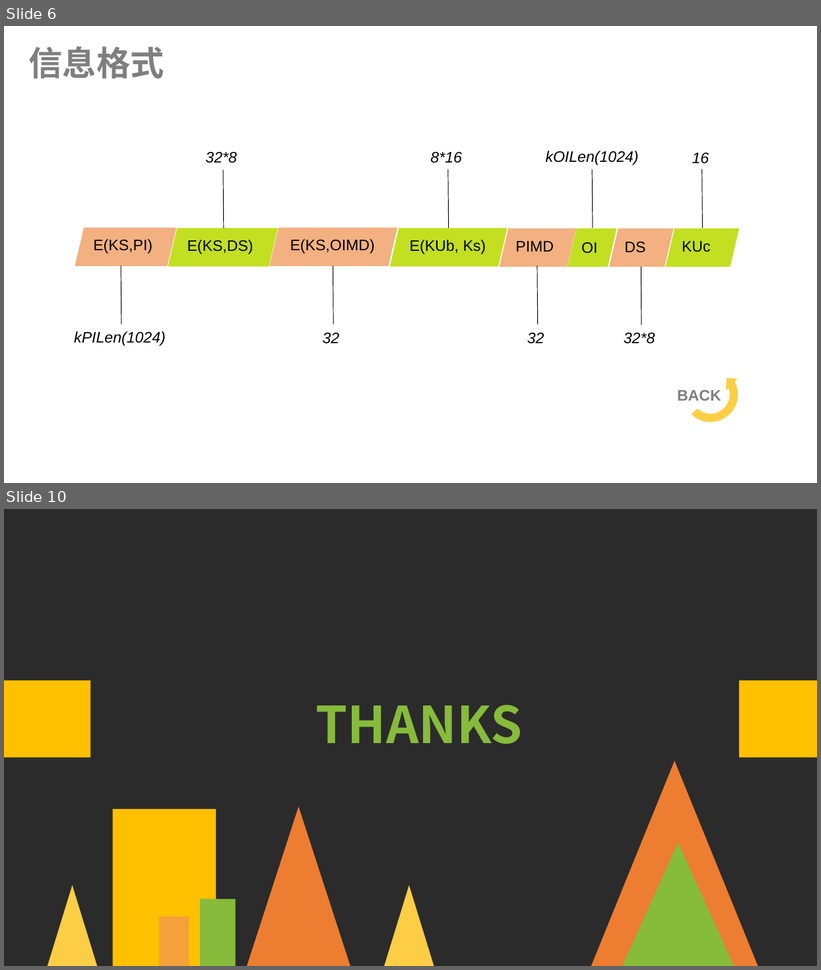
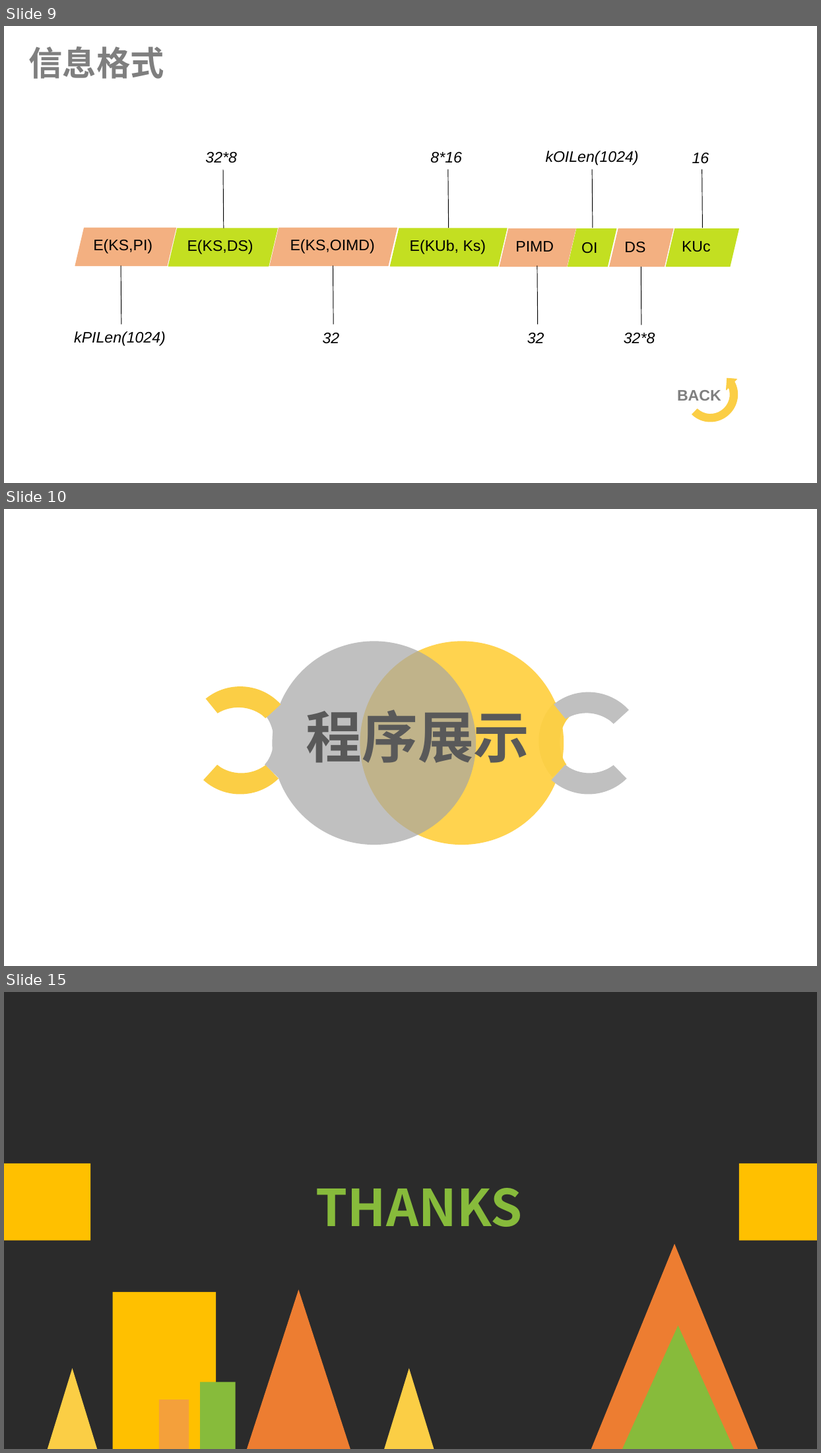
Before and after one commit to Jusot/cnscp, a slide deck: docs/网络安全.ppt. Shown one above the other, each under a label of ours: slides 6 and 10 before the commit, slides 9, 10 and 15 after it; the slides between them are not shown. The pictures are 821x970 and 821x1453 pixels, drawn with LibreOffice and Linux fonts; fonts in the diff are those of the drawing; background and template pictures are left out; a plain dark background stands for a picture behind light text. Boxes give left, top, right and bottom in pixels: in the first picture for what was removed or moved away, otherwise in the second. Text is boxed around its words. In the diff, an @@ line names an element or a change of style, - is before the commit and + after.

```diff
--- a/docs/网络安全.ppt
+++ b/docs/网络安全.ppt
@@ slide 10 added at box(4, 509, 817, 966), background picture (left out) @@
@@ group added at box(203, 641, 629, 845): 6 freeform shapes, 2 ellipses, 1 text @@
+程序展示
@@ what was slide 6 is now slide 9 @@
@@ what was slide 10 is now slide 15 @@
```
Also in this commit, not shown: 3 slides changed, 5 other slides added, 1 slide removed, 2 other files.
